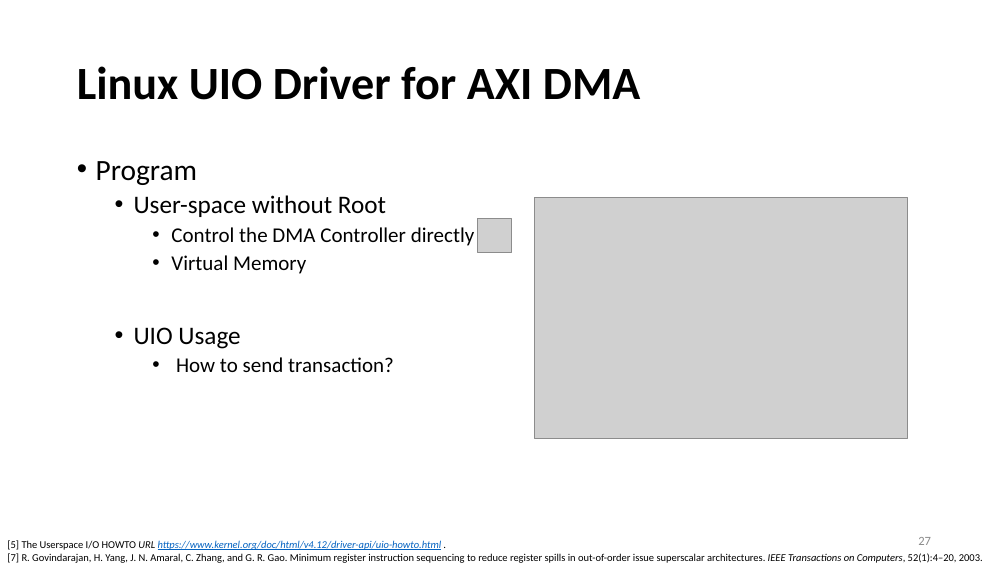
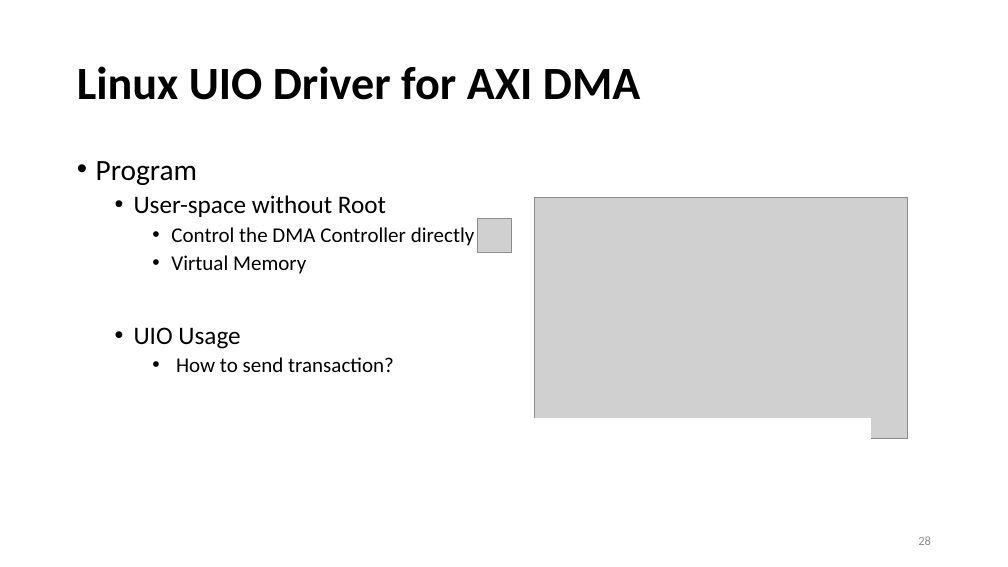
Before and after one commit to yllibliu/presentation, a slide deck: slide 28 of UIO.pptx (slide 27 before the commit). Drawn at 1008x567 pixels with LibreOffice and Linux fonts; fonts in the diff are those of the drawing; grey boxes stand for pictures. Boxes give left, top, right and bottom in pixels: in the first picture for what was removed or moved away, otherwise in the second. Text is boxed around its words. In the diff, an @@ line names an element or a change of style, - is before the commit and + after.

```diff
--- a/UIO.pptx
+++ b/UIO.pptx
@@ rectangle added at <box>535,419,871,439</box>, fill #FFFFFF, outline #FFFFFF 1 pt @@
@@ page number at <box>918,536,931,545</box>: text changed @@
-27
+28
@@ text removed at <box>7,540,983,563</box> @@
-[5] The Userspace I/O HOWTO URL https://www.kernel.org/doc/html/v4.12/driver-api/uio-howto.html .
-[7] R. Govindarajan, H. Yang, J. N. Amaral, C. Zhang, and G. R. Gao. Minimum register instruction sequencing to reduce register spills in out-of-order issue superscalar architectures. IEEE Transactions on Computers, 52(1):4–20, 2003.
```
Also in this commit, not shown: 21 other slides changed, 1 slide added, 1 slide removed.
